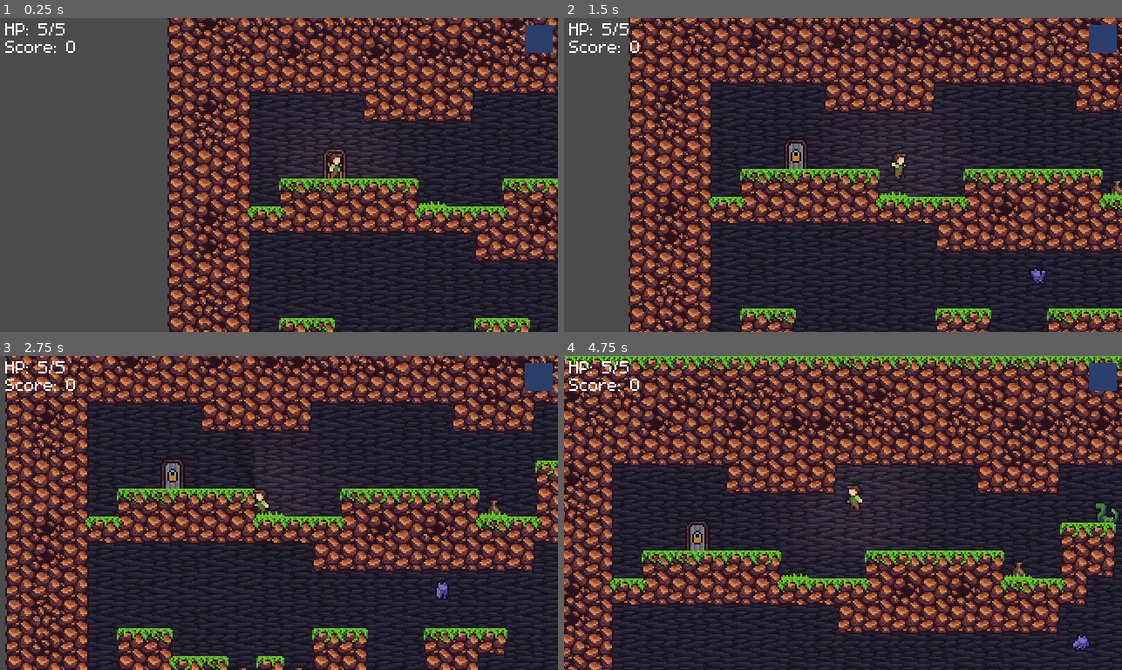
Above: before the commit, frames 1-4 (two rows, left to right).
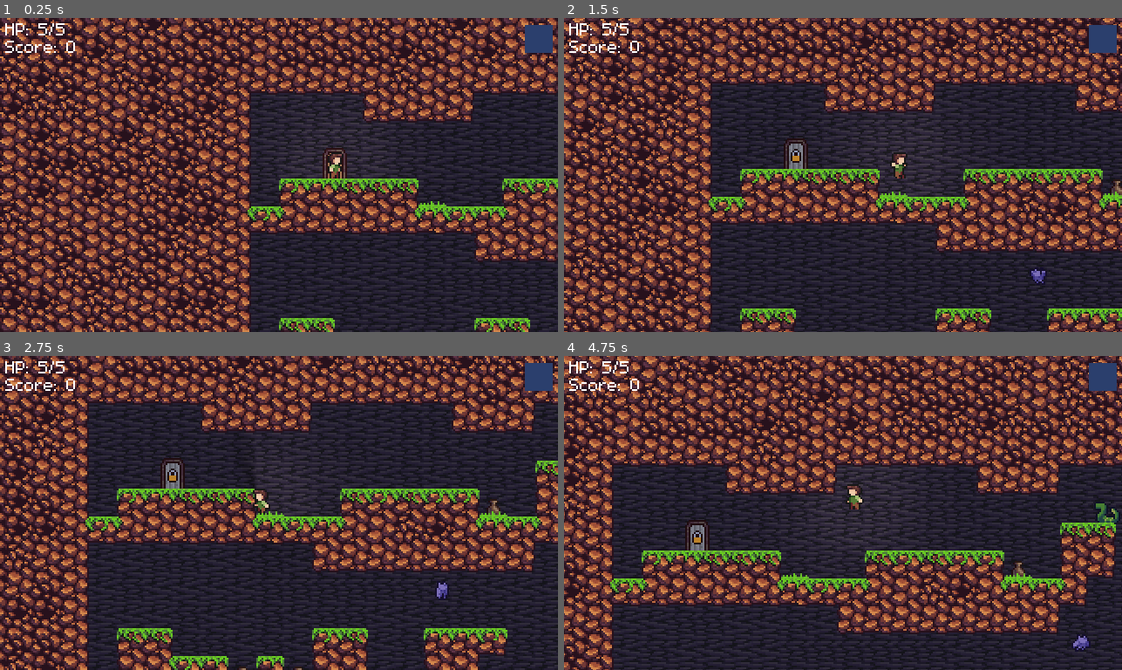
Above: after the commit, the same moments.

Repository: jasonrobwebster/Cave
Game: Godot game, scene res://scenes/Level1/Deep.tscn
Same seed, same stepped clock (60 frames per second), same inputs: the game is played once before the commit and once after it. This scene is started directly instead of the project's main scene.
Inputs (mouse positions are in pixels of both pictures, inside the frame that each line leads up to):
- Up to frame 1 (0.25 s): no input
- Up to frame 2 (1.5 s): move the mouse to (965, 159) at 0.52 s; hold Space (interact) 0.53-1.28 s; hold Right (ui_right) from 0.53 s (still down); click (965, 159) at 0.67 s; tap W (jump) at 0.77 s; move the mouse to (731, 190) at 1.27 s; right-click (731, 190) at 1.35 s
- Up to frame 3 (2.75 s): tap W (jump) at 1.52 s; move the mouse to (334, 443) at 2.02 s; release Right (ui_right) at 2.03 s; hold Left (ui_left) from 2.03 s (still down); hold Shift (run) from 2.03 s (still down)
- Up to frame 4 (4.75 s): move the mouse to (815, 575) at 2.77 s; release Left (ui_left) at 2.78 s; release Shift (run) at 2.78 s; hold Right (ui_right) 2.78-4.28 s; click (815, 575) at 2.85 s; tap W (jump) at 3.02, 3.77, 4.52 s; move the mouse to (1010, 560) at 3.52 s; hold Space (interact) 3.53-4.28 s; move the mouse to (675, 465) at 4.27 s; hold Left (ui_left) from 4.28 s (still down); right-click (675, 465) at 4.35 s

The runs differ from the first frame. In frame 1, 37% of the frame differs, in the area x 0-100%, y 0-100%; in frame 2, 20%; in frame 3, 8.7%; in frame 4, 14%.

Commit message:
added wall thickness variable to room walker

Diff:
--- a/modular/RandomWalker.gd
+++ b/modular/RandomWalker.gd
@@ -11,6 +11,8 @@
 export(NodePath) var walls_path
 export(PackedScene) var ModularScene
 export(Vector2) var bbox = Vector2(4, 3)
+
+const WALL_THICKNESS := 10
 
 var start_room: Vector2
 var player_room: Vector2
@@ -149,8 +151,8 @@
 	var y_bottom = _grid_to_tile_map(bbox).y + _rooms.room_size.y
 
 	# fill top & bottom
-	for y in range(-3, 0):
-		for x in range(-3, x_right + 3):
+	for y in range(-WALL_THICKNESS, 0):
+		for x in range(-WALL_THICKNESS, x_right + WALL_THICKNESS):
 			var top_v := Vector2(x, y)
 			var bot_v := Vector2(x, y_bottom - y - 1)
 			_walls.set_cellv(top_v, _rooms.wall_id)
@@ -158,7 +160,7 @@
 
 	# fill left & right
 	for y in range(0, y_bottom):
-		for x in range(-3, 0):
+		for x in range(-WALL_THICKNESS, 0):
 			var left_v := Vector2(x, y)
 			var right_v := Vector2(x_right - x - 1, y)
 			_walls.set_cellv(left_v, _rooms.wall_id)
